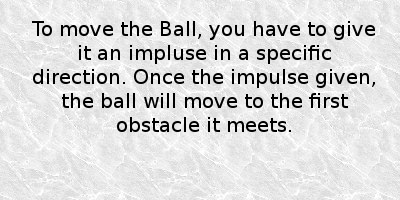
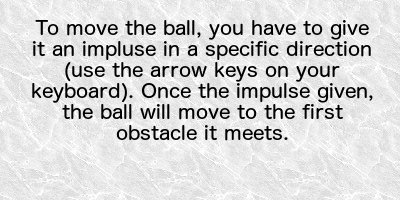
Layer changes from the first 400 × 200 image to the second:
renamed "To move the Ball, you have to ..." to "To move the ball, you have to ...", painted on it over [32,20,375,141]
